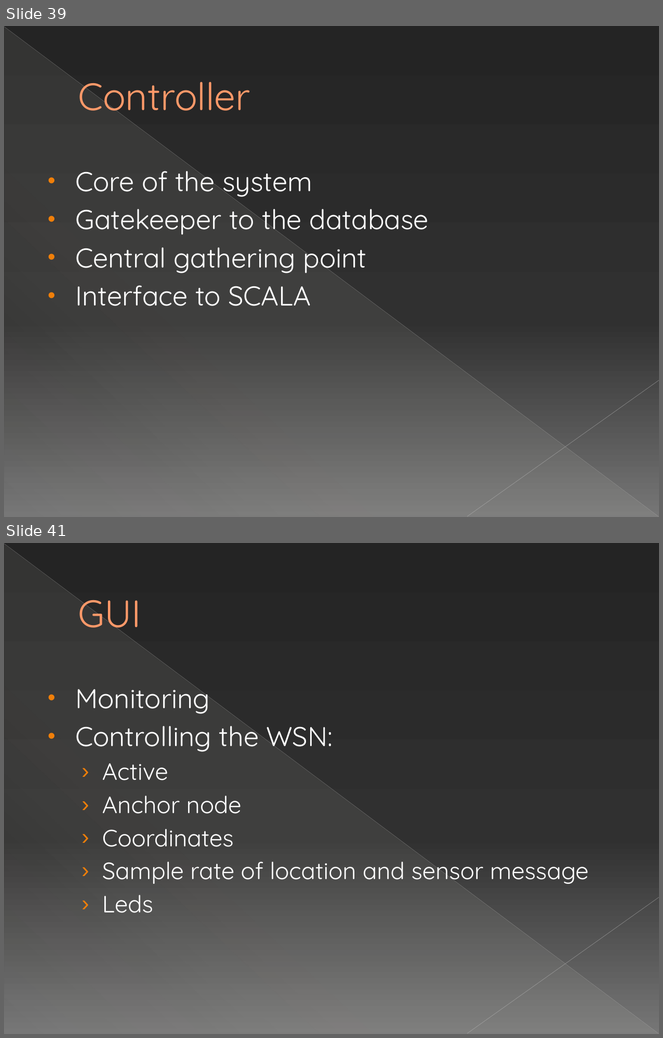
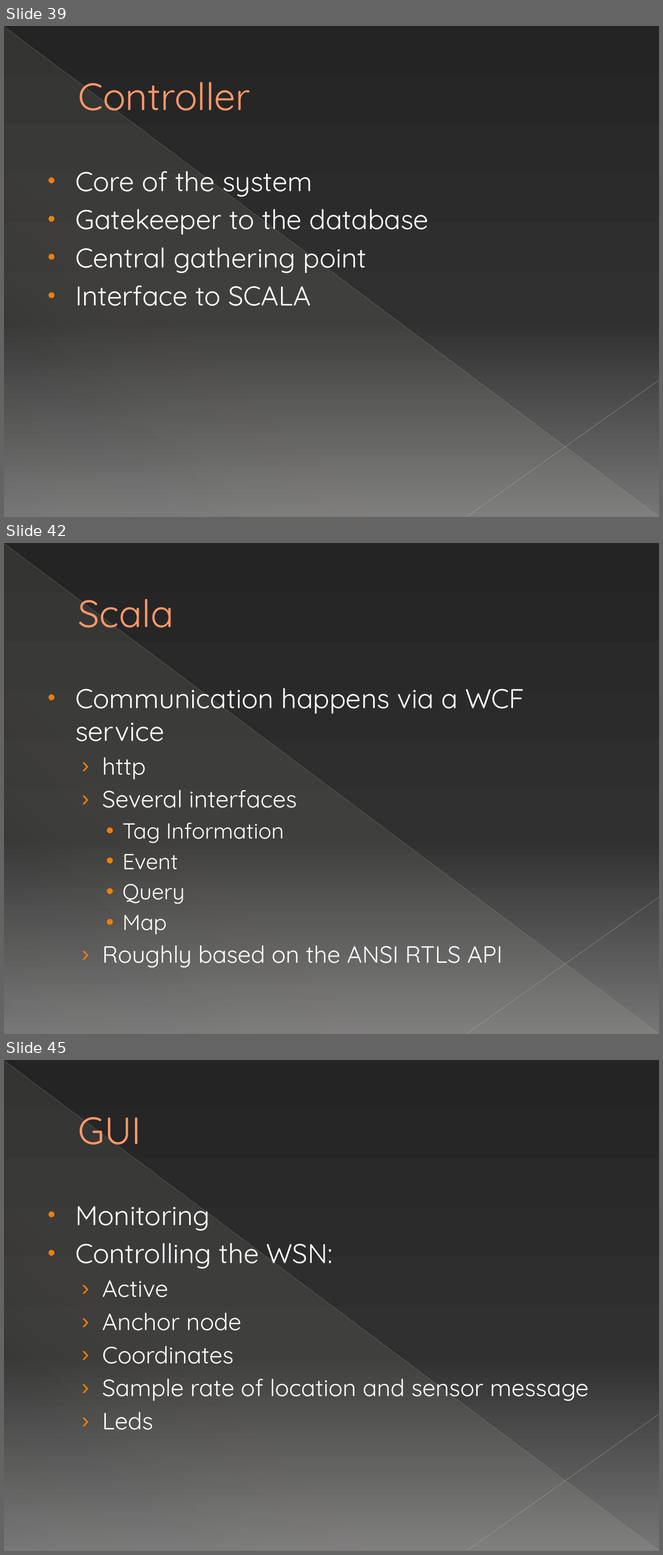
Before and after one commit to michelecorrea3/wsnlocalizationscala, a slide deck: Resources/WSN localization with Senseless framework.pptx. Shown one above the other, each under a label of ours: slides 39 and 41 before the commit, slides 39, 42 and 45 after it; the slides between them are not shown. The pictures are 663x1038 and 663x1555 pixels, drawn with LibreOffice and Linux fonts; fonts in the diff are those of the drawing. Boxes give left, top, right and bottom in pixels: in the first picture for what was removed or moved away, otherwise in the second. Text is boxed around its words. In the diff, an @@ line names an element or a change of style, - is before the commit and + after.

```diff
--- a/Resources/WSN localization with Senseless framework.pptx
+++ b/Resources/WSN localization with Senseless framework.pptx
@@ slide 42 added at (4, 543, 659, 1034), background gradient #242424 to #303030 to #767676; not listed: 3 template elements that a slide beside it also shows @@
@@ title added at (78, 599, 174, 637), 42 pt, text #FF9B6A @@
+Scala
@@ text added at (75, 688, 525, 968), 26 pt, text #FFFFFF @@
+• Communication happens via a WCF service
+  › http
+  › Several interfaces
+    • Tag Information
+    • Event
+    • Query
+    • Map
+  › Roughly based on the ANSI RTLS API
@@ what was slide 41 is now slide 45 @@
```
Also in this commit, not shown: 4 other slides added, 1 slide removed.
